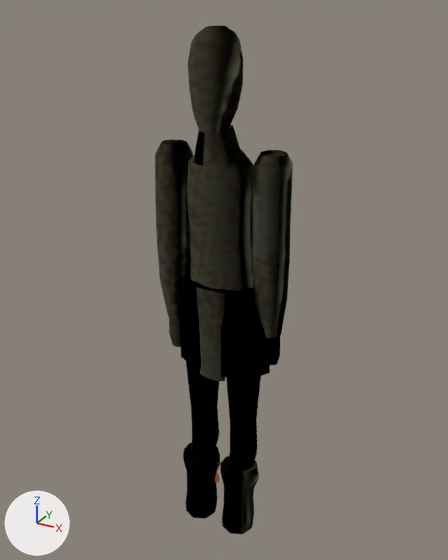
Two versions of the glTF model dream/animations/players/player-grim.glb, one commit apart.
Both versions are drawn from a 50 mm lens placed at (1.38, -2.51, 2.75), pointed at (-0.02, 0.04, 1.48). Arrows for +X, +Y and +Z are at lower left; the lights stay in place. The first picture is the older version. Where no turn or scale is listed for an object, it has been applied to the vertices. Vertices at exactly the same position are counted once.

The first picture shows 'arm-left', 'arm-right', 'head', 'leg-left', 'leg-right', 'torso'.
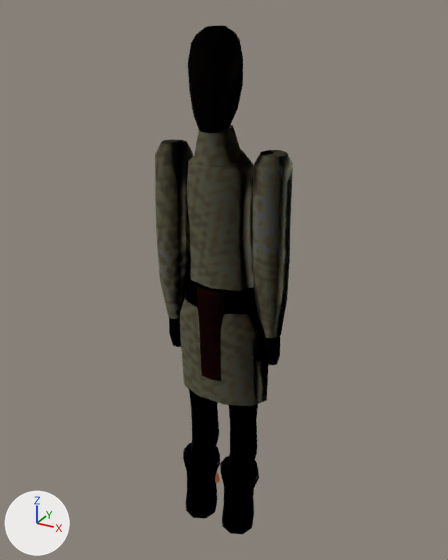
Boxes [x1, y1, x2, y2] around the edits, measured in the pictures (448 x 560 px; the box of a moved part takes in the faces that stretch with it):
'torso', recoloured, reshaped, surface changed (11% taller): before [180, 149, 270, 381]; after [180, 149, 269, 406]
'arm-left', recoloured: [253, 150, 293, 366] in both
'head', recoloured, surface changed: [188, 25, 243, 167] in both
'arm-right', recoloured, surface changed: [155, 139, 193, 347] in both
'leg-left', recoloured, surface changed: [220, 404, 259, 534] in both
part 1 of me_torso, moved or reshaped: before [180, 329, 270, 378]; after [180, 329, 269, 406]
part 2 of me_torso, surface changed: before [180, 273, 270, 381]; after [180, 273, 269, 406]
part 4 of me_arm_right, surface changed (darker): [169, 317, 181, 347] in both
part 5 of me_leg_left, surface changed (darker): [220, 458, 259, 534] in both

Patch to the scene script:
```diff
--- a/dream/animations/players/player-grim.glb.py
+++ b/dream/animations/players/player-grim.glb.py
@@ mat_grim_actor @@
 n1 = _N.new('ShaderNodeOutputMaterial'); n1.name = 'Material Output'
-n2 = _N.new('ShaderNodeMix'); n2.name = 'Mix'
-n2.data_type = 'RGBA'
-n2.blend_type = 'MULTIPLY'
-n2.inputs[0].default_value = 1.0  # 'Factor'
-n2.inputs[7].default_value = (0.535, 0.535, 0.535, 1.0)  # 'B', light grey #c1c1c1
 n3 = _N.new('ShaderNodeTexImage'); n3.name = 'Image Texture'
@@ mat_grim_actor @@
 n0 = _N.new('ShaderNodeBsdfPrincipled'); n0.name = 'Principled BSDF'
 _L.new(n0.outputs[0], n1.inputs[0])  # 'BSDF' to 'Surface'
-_L.new(n2.outputs[2], n0.inputs[0])  # 'Result' to 'Base Color'
-_L.new(n3.outputs[0], n2.inputs[6])  # 'Color' to 'A'
+_L.new(n3.outputs[0], n0.inputs[0])  # 'Color' to 'Base Color'
@@ me_torso @@
 # used by ob_torso; location = (0.0, 0.0, 1.295)
-me_torso.from_pydata(...)  # 192 vertices, 342 faces; spans x -0.268..0.268, y -0.153..0.143, z -0.302..0.859
+me_torso.from_pydata(...)  # 192 vertices, 342 faces; spans x -0.264..0.264, y -0.153..0.144, z -0.443..0.859
+# me_torso part 1: 15 of 192 vertices moved; they spanned x -0.268..0.268, y -0.133..0.143, z -0.267..-0.159 and now span x -0.255..0.255, y -0.127..0.144, z -0.443..-0.234; mean shift (-0.001, 0.003, -0.169); largest move (0.268, 0.005, -0.264) -> (0.255, 0.009, -0.44)
+# me_torso part 2: texture (UV) coordinates of 222 of 342 faces, centred in x -0.25..0.25, y -0.149..0.143, z -0.302..0.213, changed; they spanned u 0.23..0.72, v 0.09..0.59 and now span u 0.23..0.93, v 0.09..0.59
 me_torso.materials.append(mat_grim_actor)
@@ me_head @@
 me_head.from_pydata(...)  # 172 vertices, 316 faces; spans x -0.12..0.12, y -0.14..0.12, z -2.05..0.42
 # used by ob_head; location = (0.0, -0.054, 2.26)
+# me_head part 3: texture (UV) coordinates of 244 of 316 faces, centred in x -0.11..0.11, y -0.13..0.11, z -0.18..0.42, changed; they spanned u 0.11..0.8, v 0.08..0.59 and now span u 0.01..0.78, v 0.08..0.3
 me_head.materials.append(mat_grim_actor)
@@ me_arm_right @@
 me_arm_right.from_pydata(...)  # 100 vertices, 184 faces; spans x -0.292..-0.108, y -0.111..0.093, z -1.003..0.089
 # used by ob_arm_right; location = (-0.062, -0.015, 2.078)
+# me_arm_right part 4: texture (UV) coordinates of 64 of 184 faces, centred in x -0.243..-0.157, y -0.058..0.013, z -1.003..-0.8, changed; they spanned u 0.01..0.09, v 0.07..0.14 and now span u 0.89..0.97, v 0.23..0.3
 me_arm_right.materials.append(mat_grim_actor)
@@ me_leg_left @@
 me_leg_left.from_pydata(...)  # 151 vertices, 280 faces; spans x -0.123..0.123, y -0.15..0.11, z -1.295..0.035
 # used by ob_leg_left; location = (0.123, 0.0, 1.295)
+# me_leg_left part 5: texture (UV) coordinates of 120 of 280 faces, centred in x -0.102..0.102, y -0.14..0.051, z -1.295..-0.88, changed; they spanned u 0.7..0.9, v 0.45..0.59 and now span u 0.21..0.42, v 0.16..0.3
 me_leg_left.materials.append(mat_grim_actor)
```
